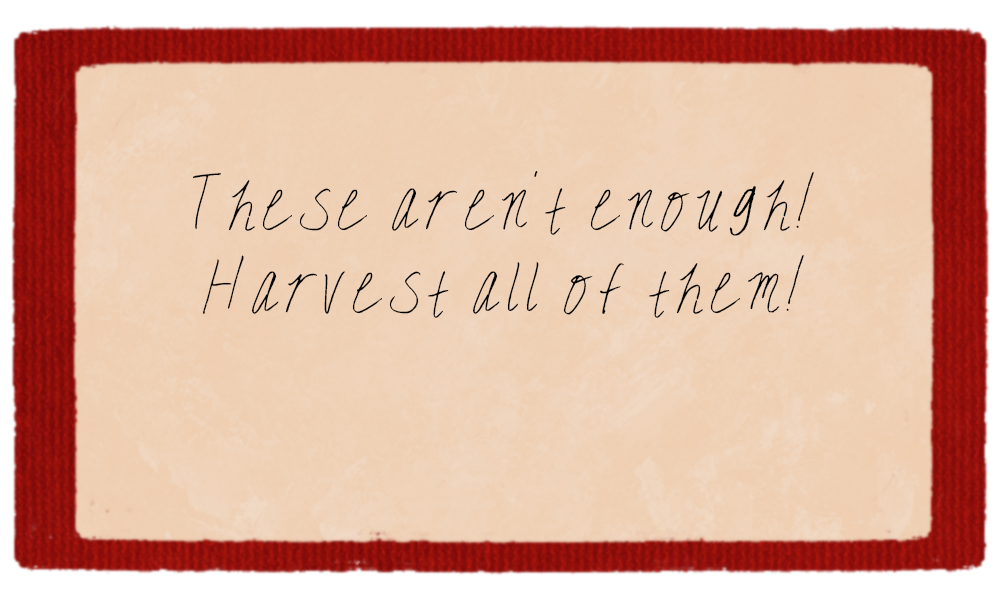
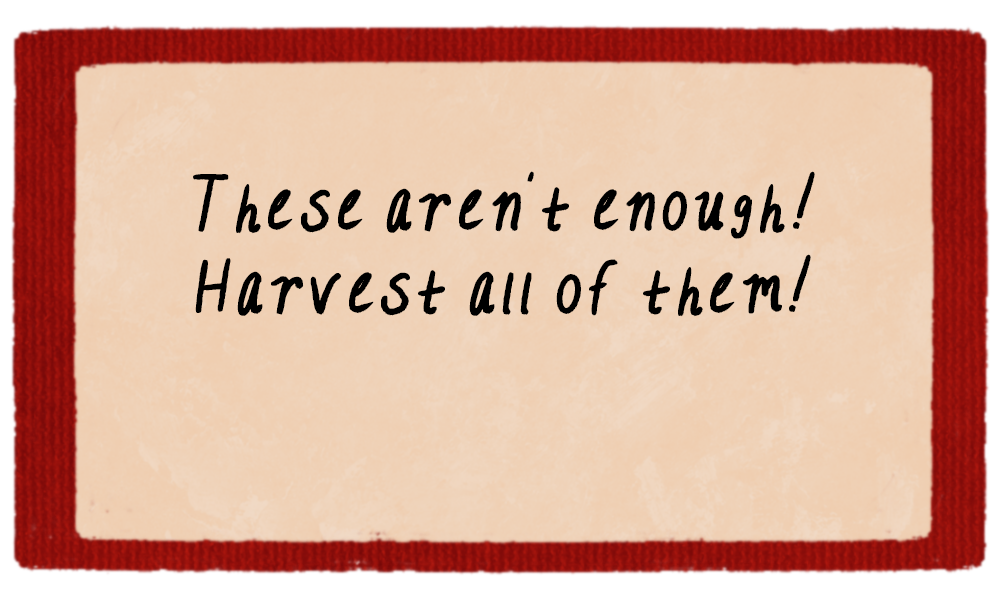
Before/after of a 1000px x 600px layered artwork. What changed in the layer stack:
painted on "These aren’t enough! Harvest all of them!" over [193, 171, 815, 318]
